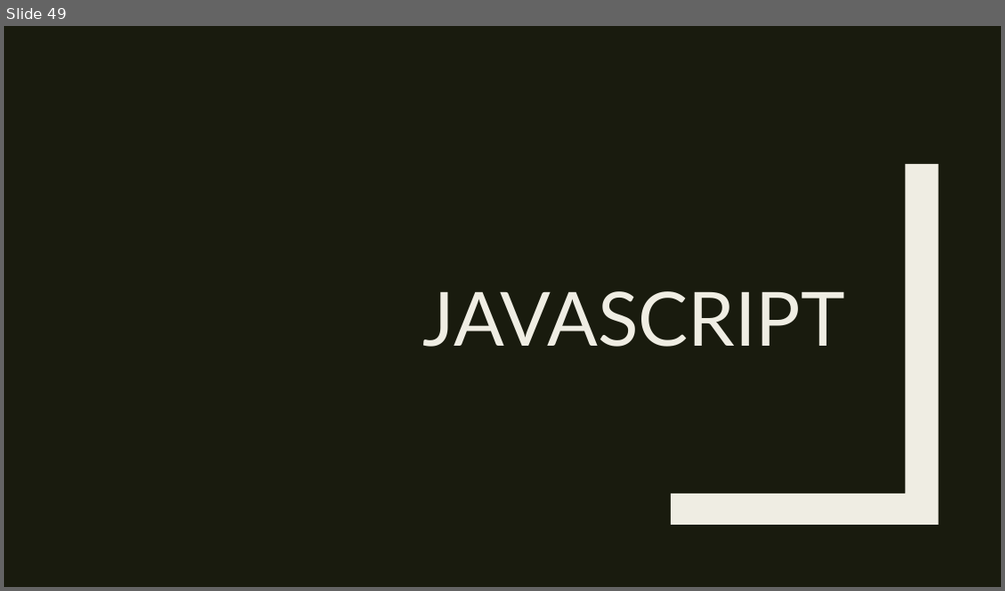
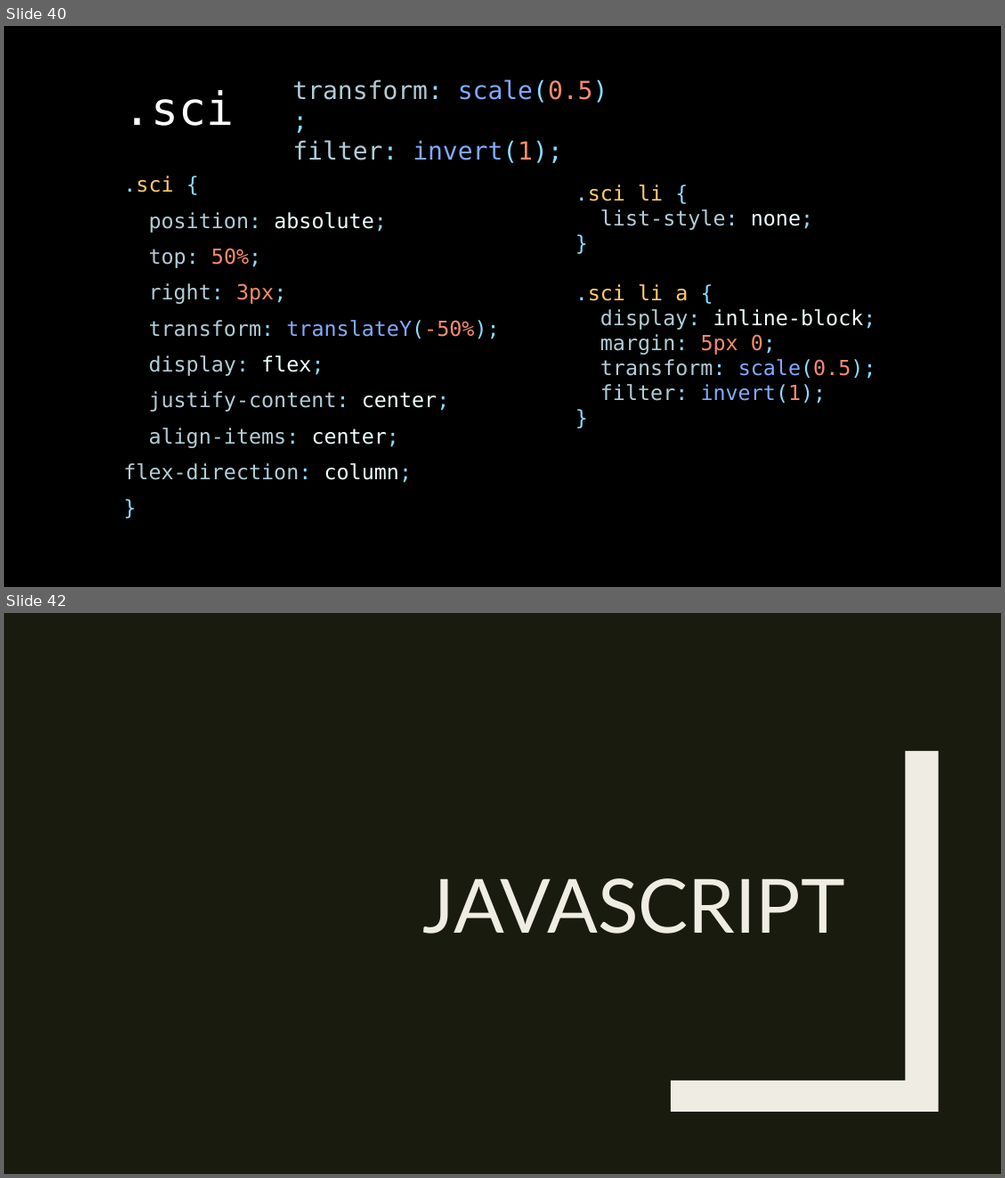
Before and after one commit to Alicexdcw/FrontEndTutorial, a slide deck: HTML & CSS & Javascript - starbuck.pptx. Shown one above the other, each under a label of ours: slide 49 before the commit, slides 40 and 42 after it; the slides between them are not shown. The pictures are 1005x591 and 1005x1178 pixels, drawn with LibreOffice and Linux fonts; fonts in the diff are those of the drawing. Boxes give left, top, right and bottom in pixels: in the first picture for what was removed or moved away, otherwise in the second. Text is boxed around its words. In the diff, an @@ line names an element or a change of style, - is before the commit and + after.

```diff
--- a/HTML & CSS & Javascript - starbuck.pptx
+++ b/HTML & CSS & Javascript - starbuck.pptx
@@ slide 40 added at [4, 26, 1001, 587], background #EFEDE3 @@
@@ rectangle added at [4, 26, 1001, 587], fill #000000, outline #000000 2.75 pt @@
@@ rectangle added at [43, 26, 62, 587], fill #191B0E @@
@@ title added at [123, 90, 234, 126], 44 pt, text #FFFFFF @@
+.sci
@@ text added at [292, 79, 608, 163], 24 pt, text #B2CCD6 @@
+transform: scale(0.5);
+filter: invert(1);
@@ text added at [123, 176, 499, 483], 20 pt, text #B2CCD6 @@
+.sci {
+position: absolute;
+top: 50%;
+right: 3px;
+transform: translateY(-50%);
+display: flex;
+justify-content: center;
+align-items: center;
+flex-direction: column;
+}
@@ text added at [575, 184, 876, 403], 20 pt, text #B2CCD6 @@
+.sci li {
+list-style: none;
+}
+.sci li a {
+display: inline-block;
+margin: 5px 0;
+transform: scale(0.5);
+filter: invert(1);
+}
@@ what was slide 49 is now slide 42 @@
```
Also in this commit, not shown: 4 slides changed, 18 other slides added, 24 slides removed, 11 other files.
